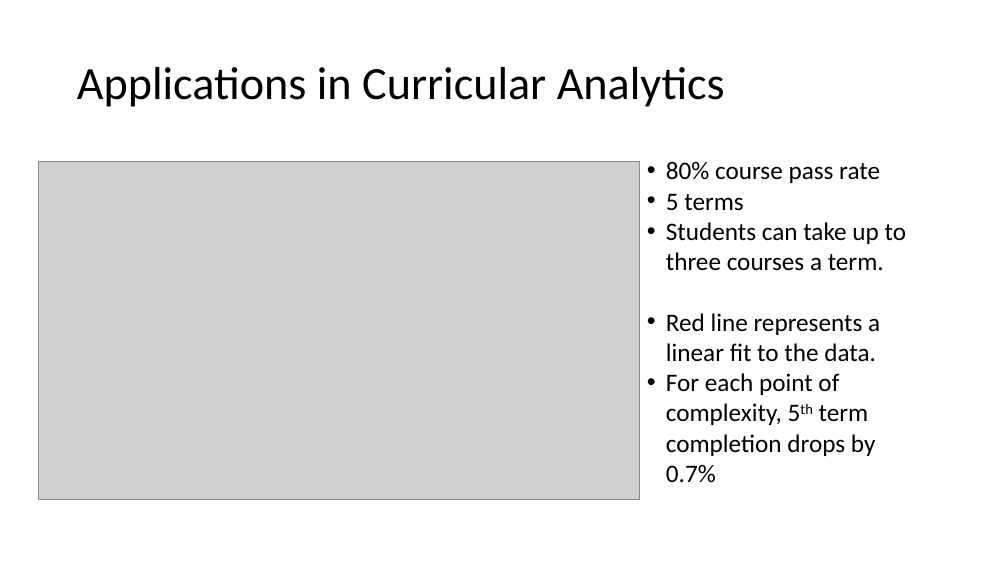
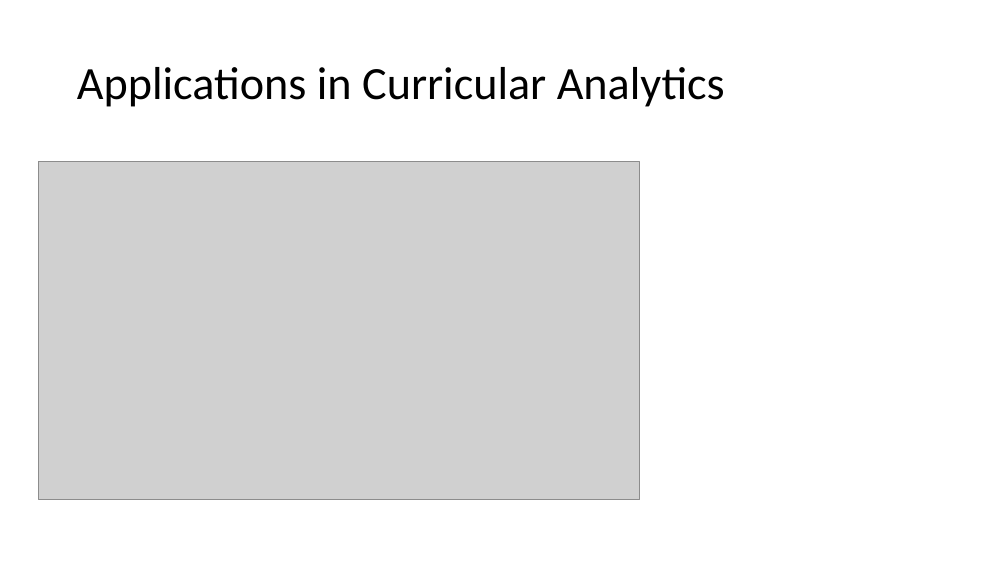
Before and after one commit to M-S-H/thesis, a slide deck: slide 33 of Defense.pptx (slide 35 before the commit). Drawn at 1008x567 pixels with LibreOffice and Linux fonts; fonts in the diff are those of the drawing; grey boxes stand for pictures. Boxes give left, top, right and bottom in pixels: in the first picture for what was removed or moved away, otherwise in the second. Text is boxed around its words. In the diff, an @@ line names an element or a change of style, - is before the commit and + after.

```diff
--- a/Defense.pptx
+++ b/Defense.pptx
@@ text removed at (x1=666, y1=161, x2=906, y2=483) @@
-• 80% course pass rate
-• 5 terms
-• Students can take up to three courses a term.
-• Red line represents a linear fit to the data.
-• For each point of complexity, 5th term completion drops by 0.7%
```
Also in this commit, not shown: 17 other slides changed, 1 slide added, 3 slides removed, 13 other files.
